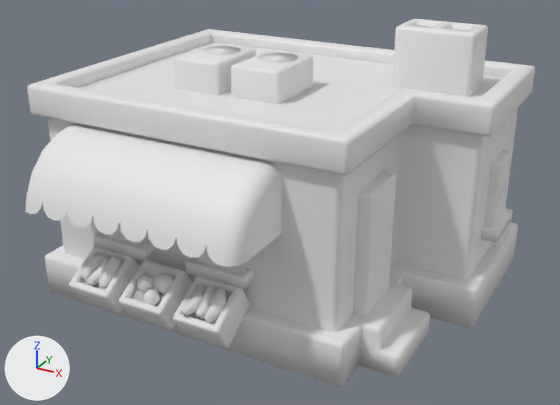
An edit to the FBX model Assets/NOTFUN/Cartoon City - Building Pack 1_1/Meshes/Building/Building_005.fbx, drawn before and after from the same camera.
Rendered twice from a 50 mm lens placed at (7.8, -13.79, 8.61), pointed at (0.69, -0.87, 2.15). Every picture has the same lights, and +X, +Y and +Z are marked at lower left. Where no turn or scale is listed for an object, it has been applied to the vertices.

In view in the first picture: 'Building_005'.
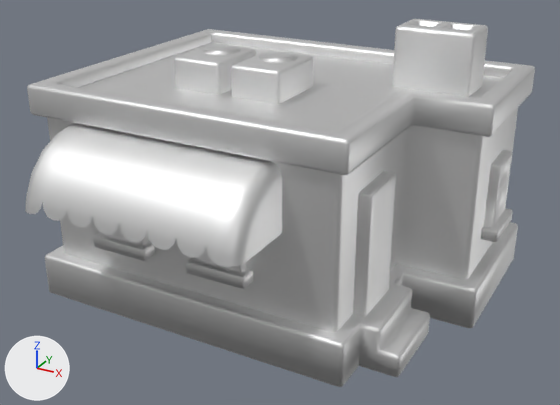
Pixel boxes (x1, y1, x2, y2) of what changed, in the pictures (560 x 405 px):
part 1 of me_building_005, deleted
    before: (69, 247, 250, 348)

What changed in the scene script:
```text
Add mat_m_city_tex_005:
    mat_m_city_tex_005 = principled_material('M_City_tex.005')
    mat_m_city_tex_005.base_color = (0.8, 0.8, 0.8)  # white #e7e7e7
    mat_m_city_tex_005.metallic = 1.0
    mat_m_city_tex_005.roughness = 0.553
Change me_building_005:
    used by ob_building_005; location = (0.0, 0.0, 0.0)
    remove me_building_005.from_pydata(...)  # 1594 vertices, 1495 faces; spans x -3.77..4.83, y -4.53..3.27, z 0.0..5.61
    remove me_building_005.materials.append(mat_m_city_tex)  # white #e7e7e7
    add me_building_005.from_pydata(...)  # 1075 vertices, 907 faces; spans x -3.77..4.83, y -4.53..3.27, z 0.0..5.61
    me_building_005 part 1: 12 loose pieces with 519 vertices, spanning x -2.26..1.24, y -4.14..-2.99, z 0.48..1.58, are deleted
    add me_building_005.materials.append(mat_m_city_tex_005)  # white #e7e7e7
```
